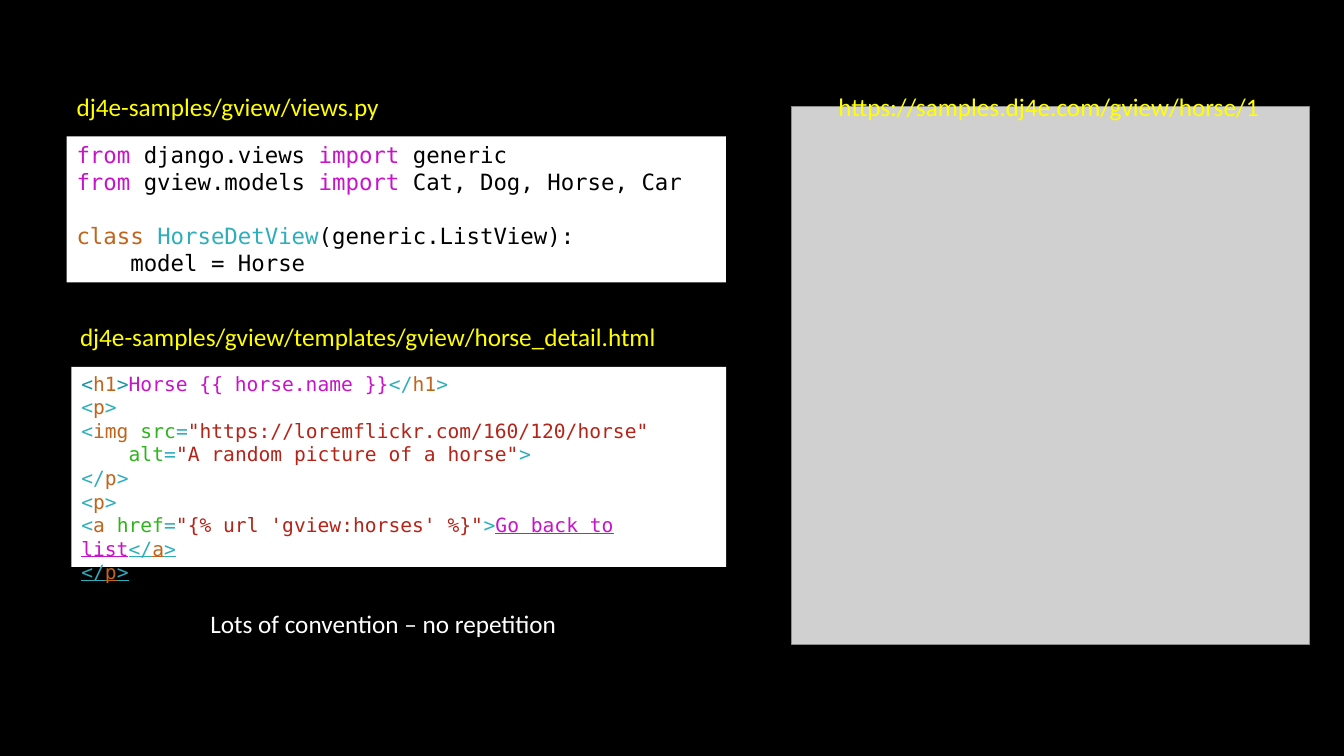
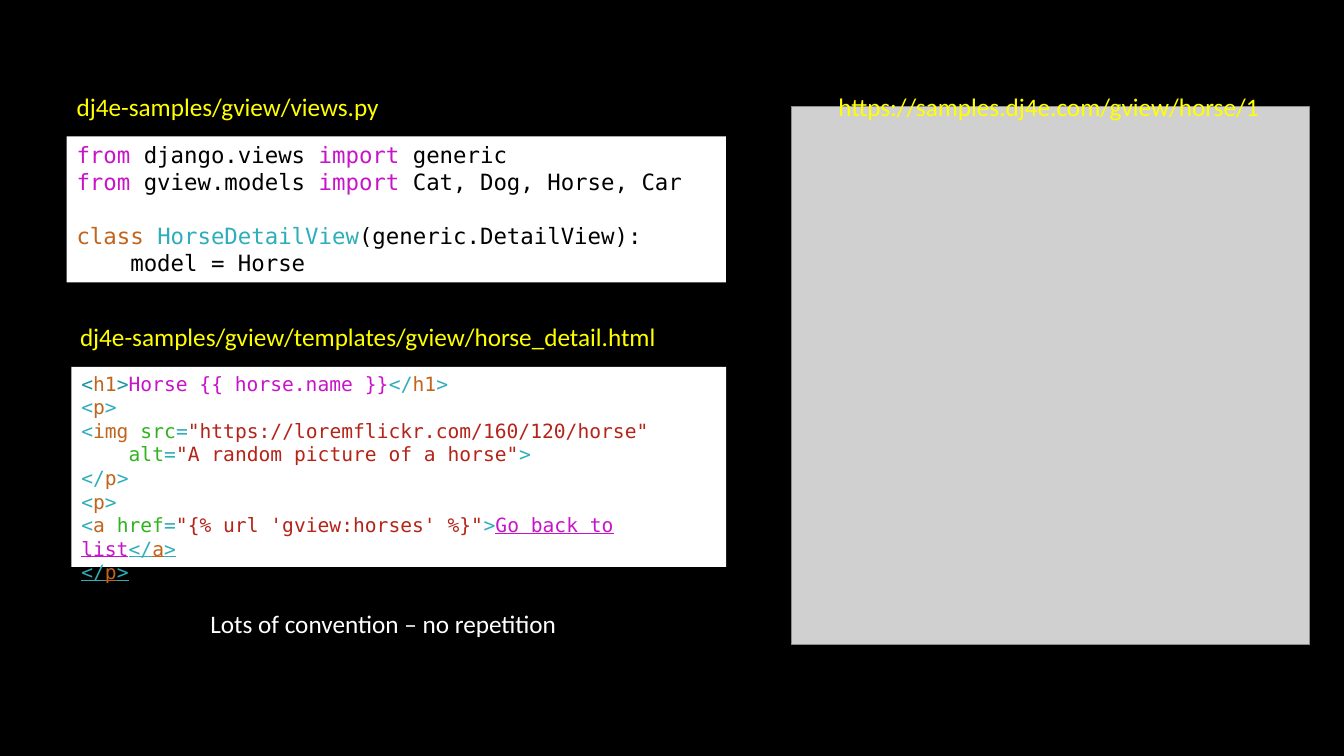
Before and after one commit to csev/dj4e, a slide deck: slide 15 of lectures/DJ-07-Views-Generic.pptx (slide 12 before the commit). Drawn at 1344x756 pixels with LibreOffice and Linux fonts; fonts in the diff are those of the drawing; grey boxes stand for pictures. Boxes give left, top, right and bottom in pixels: in the first picture for what was removed or moved away, otherwise in the second. Text is boxed around its words. In the diff, an @@ line names an element or a change of style, - is before the commit and + after.

```diff
--- a/lectures/DJ-07-Views-Generic.pptx
+++ b/lectures/DJ-07-Views-Generic.pptx
@@ text in rectangle at box(77, 227, 641, 249): text changed @@
-class HorseDetView(generic.ListView):
+class HorseDetailView(generic.DetailView):
```
Also in this commit, not shown: 4 other slides changed, 8 slides added, 2 slides removed, 2 other files.
